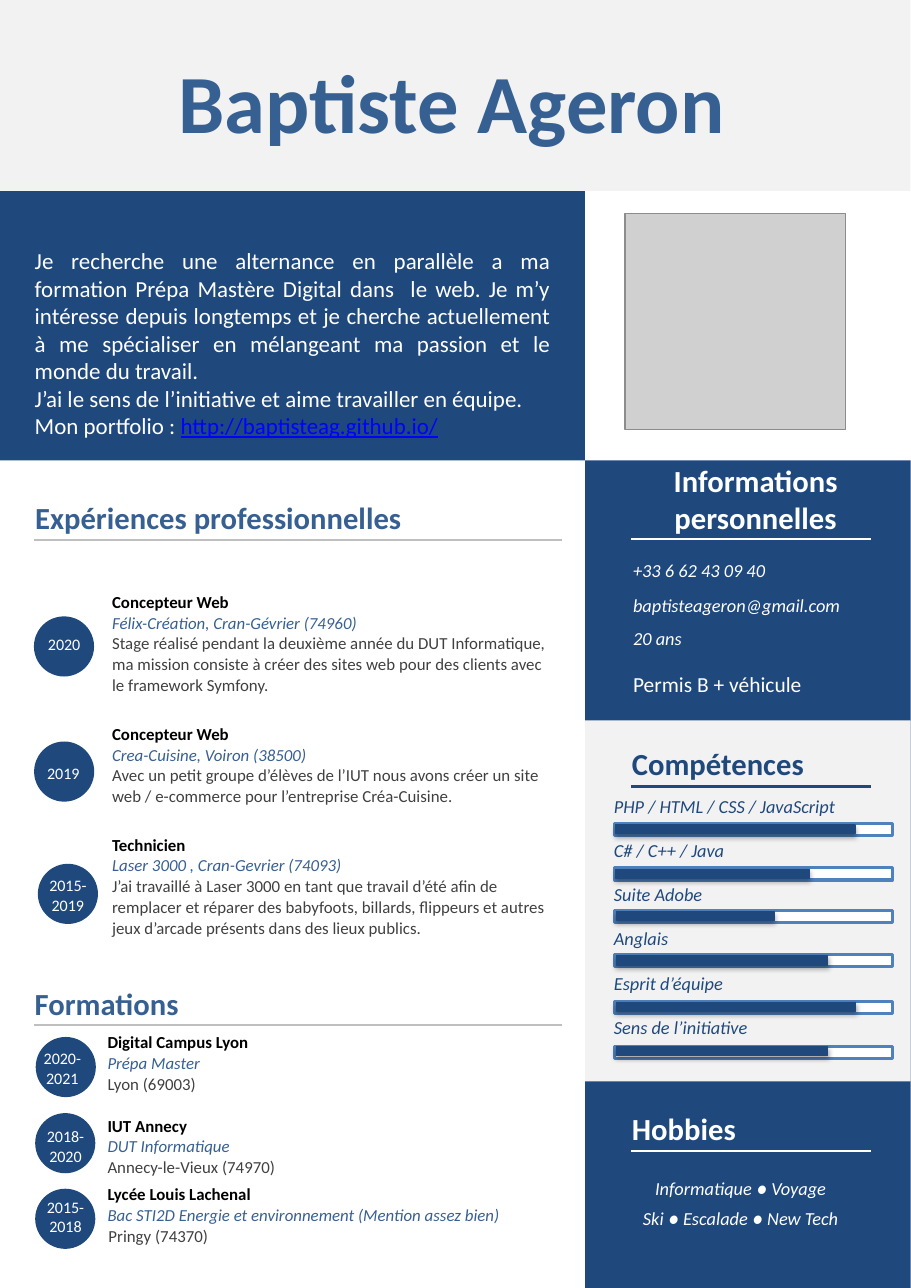
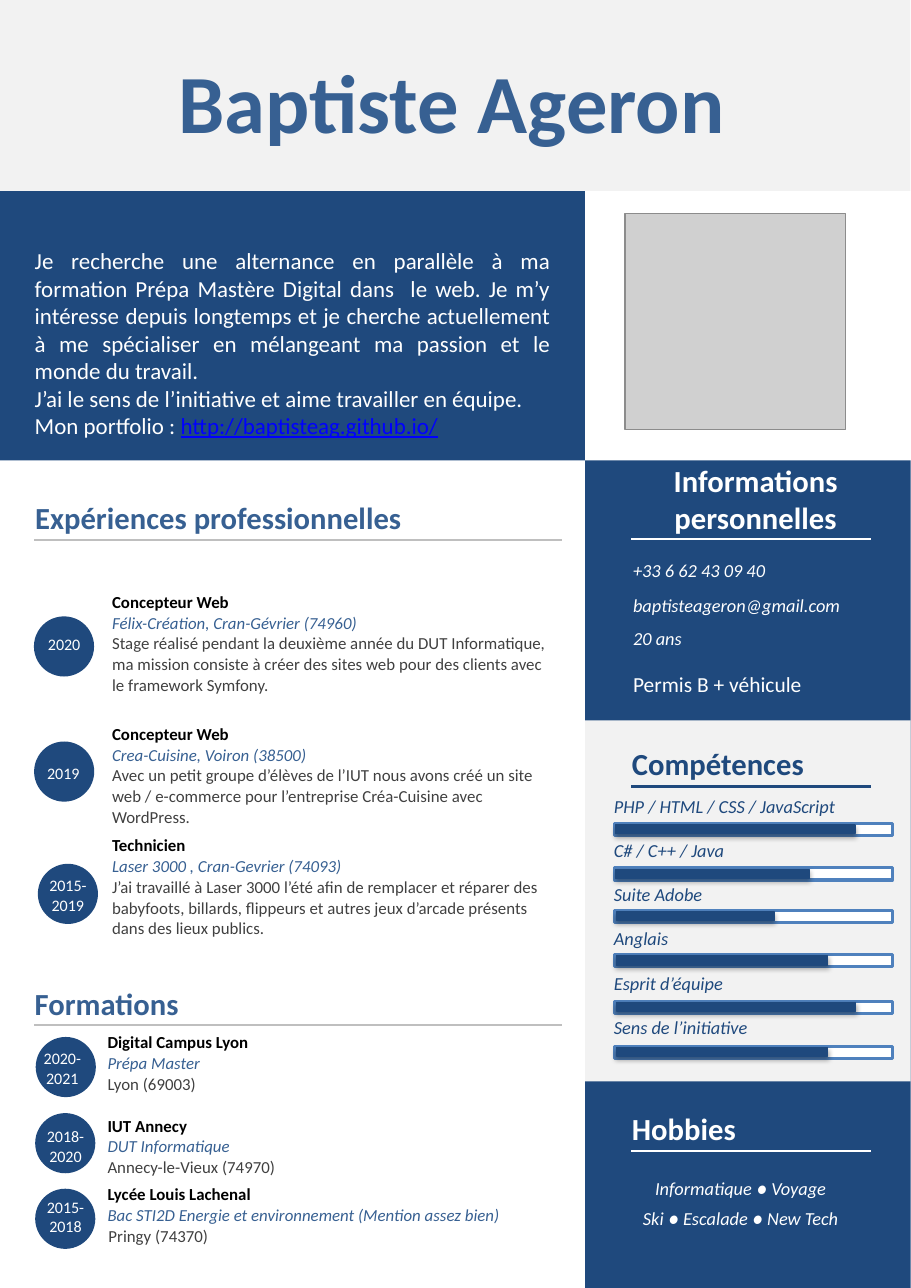
Before and after one commit to garcia-alexandre-pro/BaptisteAg.github.io, a slide deck: slide 1 of cv.pptx. Drawn at 911x1288 pixels with LibreOffice and Linux fonts; fonts in the diff are those of the drawing; grey boxes stand for pictures. Boxes give left, top, right and bottom in pixels: in the first picture for what was removed or moved away, otherwise in the second. Text is boxed around its words. In the diff, an @@ line names an element or a change of style, - is before the commit and + after.

```diff
--- a/cv.pptx
+++ b/cv.pptx
@@ text at (35, 253, 550, 379): text changed @@
-Je recherche une alternance en parallèle a ma formation Prépa Mastère Digital dans le web. Je m’y intéresse depuis longtemps et je cherche actuellement à me spécialiser en mélangeant ma passion et le monde du travail.
+Je recherche une alternance en parallèle à ma formation Prépa Mastère Digital dans le web. Je m’y intéresse depuis longtemps et je cherche actuellement à me spécialiser en mélangeant ma passion et le monde du travail.
@@ table at (101, 587, 567, 942) @@
-row 2, column 1: Concepteur Web / Crea-Cuisine, Voiron (38500) / Avec un petit groupe d’élèves de l’IUT nous avons créer un site web / e-commerce pour l’entreprise Créa-Cuisine.
+row 2, column 1: Concepteur Web / Crea-Cuisine, Voiron (38500) / Avec un petit groupe d’élèves de l’IUT nous avons créé un site web / e-commerce pour l’entreprise Créa-Cuisine avec WordPress.
-row 3, column 1: Technicien / Laser 3000 , Cran-Gevrier (74093) / J’ai travaillé à Laser 3000 en tant que travail d’été afin de remplacer et réparer des babyfoots, billards, flippeurs et autres jeux d’arcade présents dans des lieux publics.
+row 3, column 1: Technicien / Laser 3000 , Cran-Gevrier (74093) / J’ai travaillé à Laser 3000 l’été afin de remplacer et réparer des babyfoots, billards, flippeurs et autres jeux d’arcade présents dans des lieux publics.
```
Also in this commit, not shown: 2 other files.
